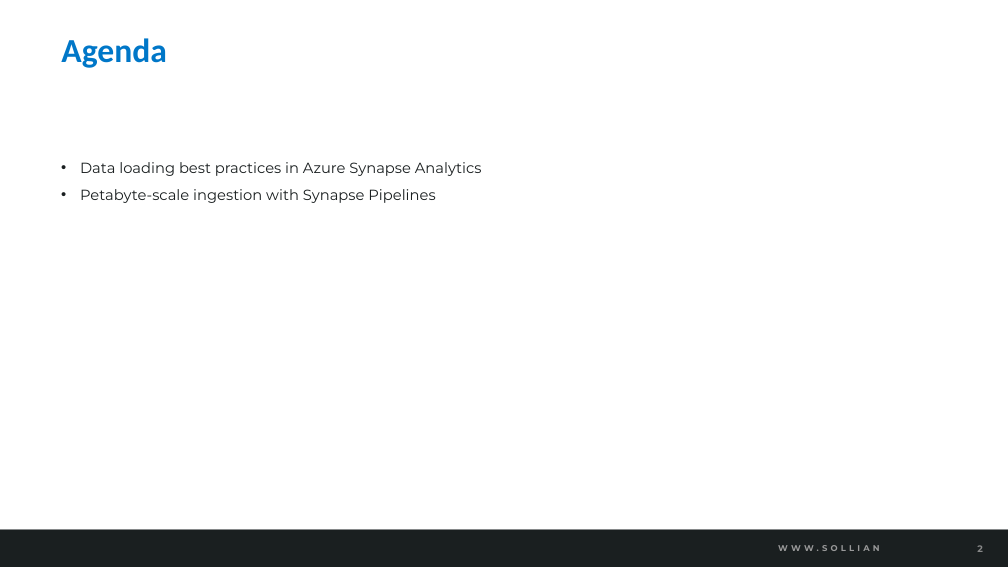
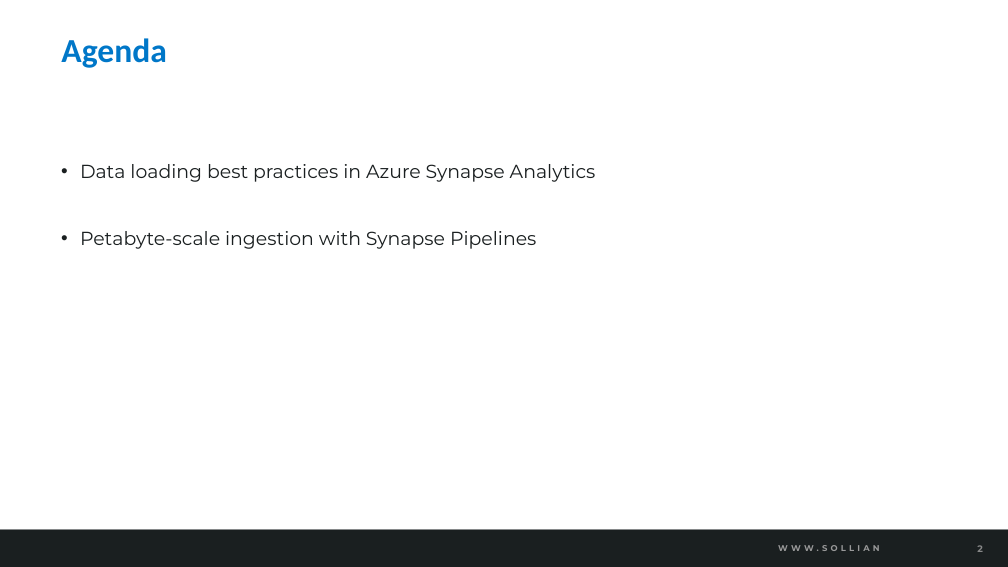
Before and after one commit to pietheinstrengholt/azure-data-engineering-conference-workshop, a slide deck: slide 2 of Conference_ppt/07-Ingest and load data.pptx. Drawn at 1008x567 pixels with LibreOffice and Linux fonts; fonts in the diff are those of the drawing; background and template pictures are left out. Boxes give left, top, right and bottom in pixels: in the first picture for what was removed or moved away, otherwise in the second. Text is boxed around its words. In the diff, an @@ line names an element or a change of style, - is before the commit and + after.

Commit message:
Updating slides

```diff
--- a/Conference_ppt/07-Ingest and load data.pptx
+++ b/Conference_ppt/07-Ingest and load data.pptx
@@ text "Data loading best practices in ..." at bbox=[80, 164, 596, 249]: size 14 to 18 pt @@
```
Also in this commit, not shown: 4 slides added, 1 slide removed, 2 other files.
